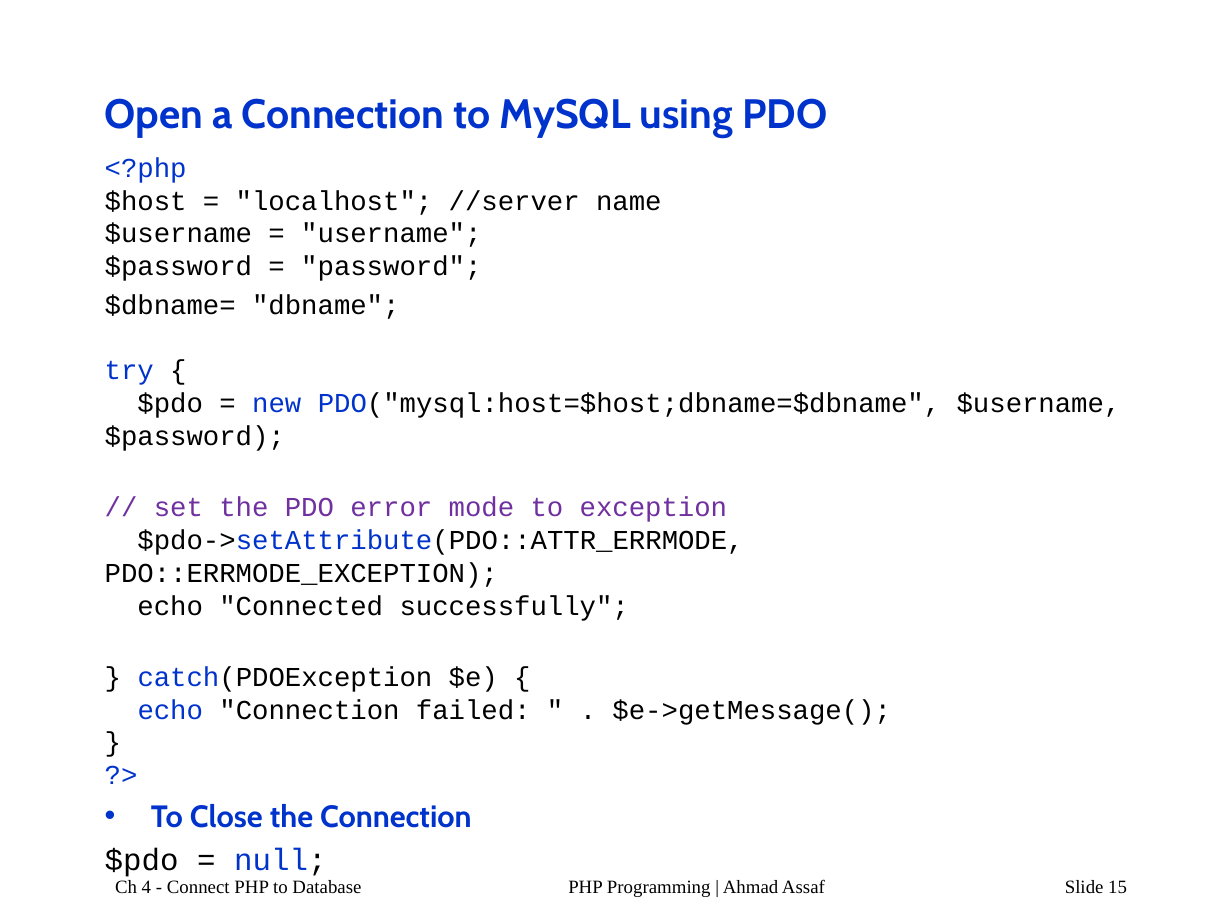
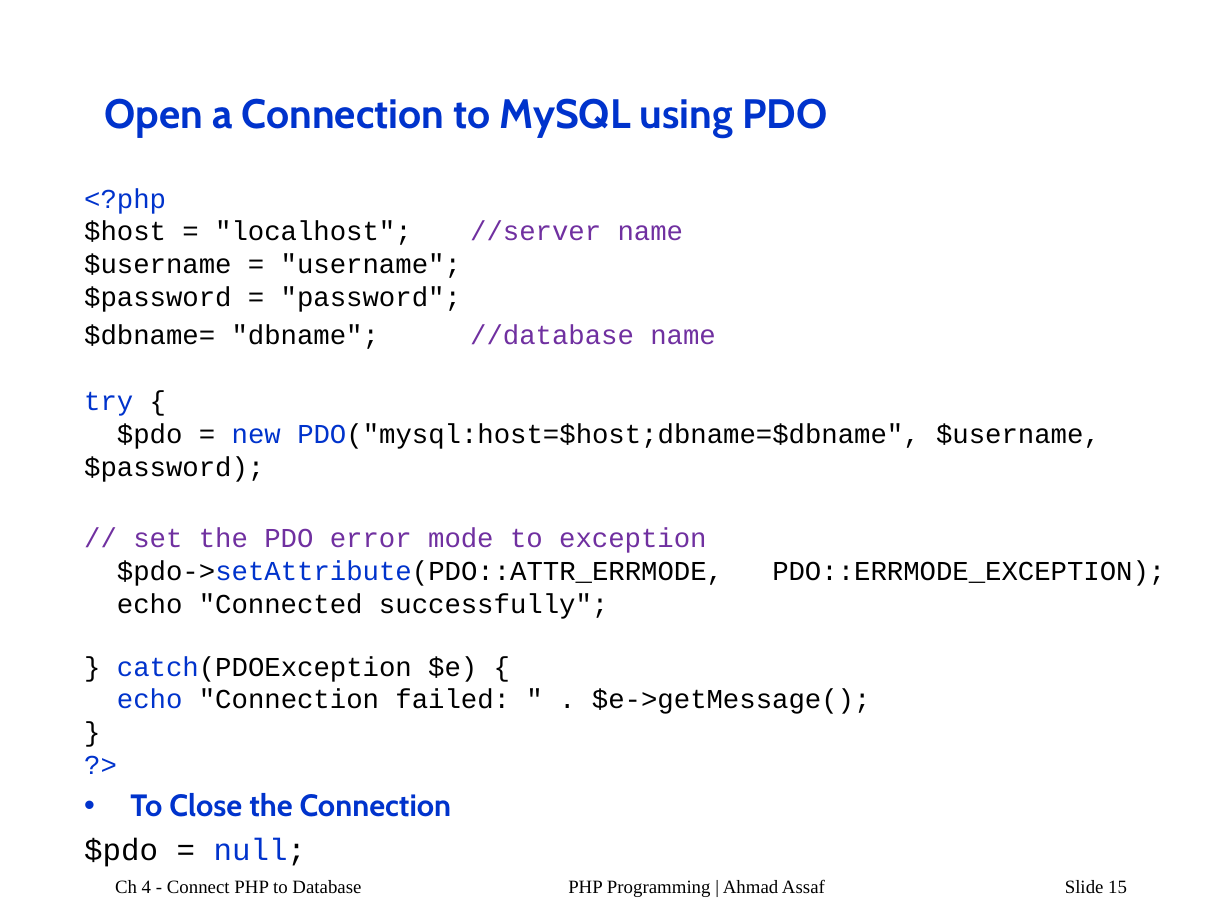
Before and after one commit to AhmadAssafCode/PHP2211, a slide deck: slide 15 of others/PHP-Ch4a.pptx. Drawn at 1232x924 pixels with LibreOffice and Linux fonts; fonts in the diff are those of the drawing. Boxes give left, top, right and bottom in pixels: in the first picture for what was removed or moved away, otherwise in the second. Text is boxed around its words. In the diff, an @@ line names an element or a change of style, - is before the commit and + after.

```diff
--- a/others/PHP-Ch4a.pptx
+++ b/others/PHP-Ch4a.pptx
@@ text "<?php $host = "localhost"; //server ...": place and size @@
-text "<?php $host = "localhost"; //server ..." at bbox=[105, 157, 1121, 877]
+text "<?php $host = "localhost"; //server ..." at bbox=[84, 188, 1165, 867]
@@ text at bbox=[84, 188, 684, 312]: text colour #000000 to #7030A0 in "//server name" @@
@@ text at bbox=[84, 325, 1100, 482]: text changed @@
-$dbname= "dbname";
-try {
-$pdo = new PDO("mysql:host=$host;dbname=$dbname", $username, $password);
+$dbname= "dbname"; //database name
+try {
+$pdo = new PDO("mysql:host=$host;dbname=$dbname", $username, $password);
```
Also in this commit, not shown: 7 other slides changed, 7 slides added, 2 other files.
